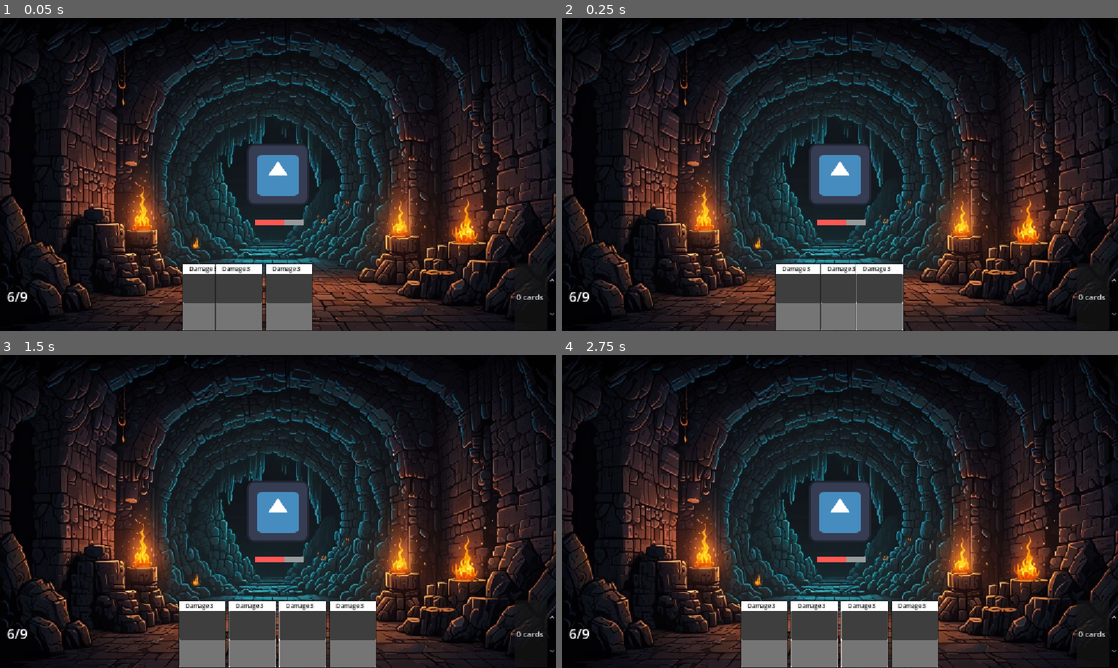
Above: before the commit, frames 1-4 (two rows, left to right).
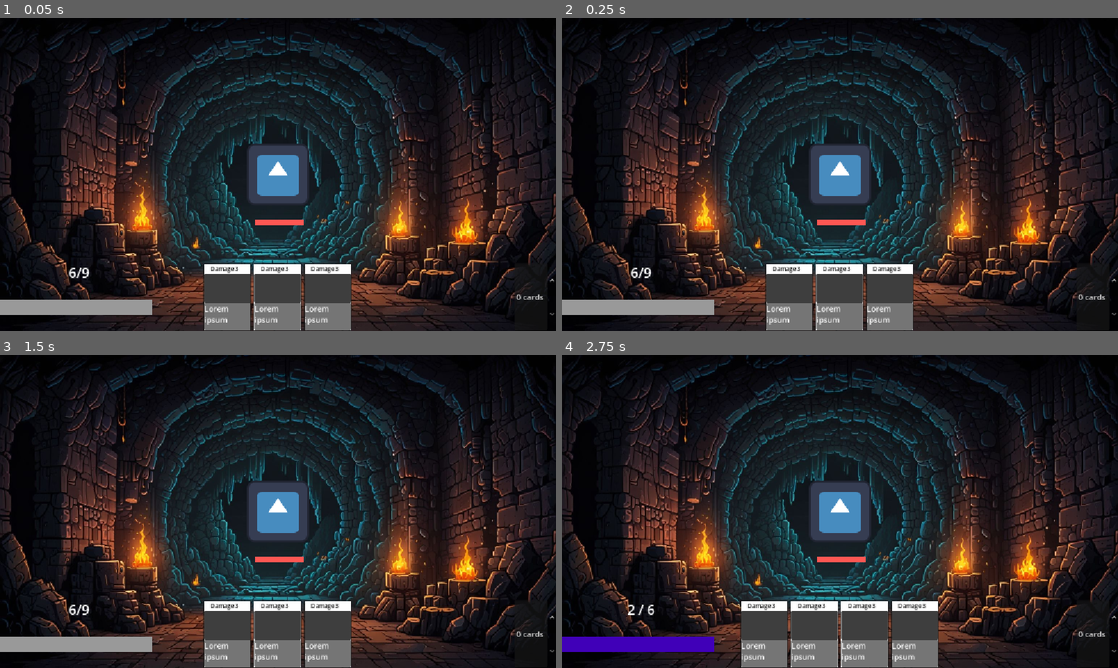
Above: after the commit, the same moments.

Repository: OteroJP/roguelito
Game: Godot game, scene res://ui/main.tscn
The game is run twice, just before and just after one commit, with the same random seed, the same clock (stepped at 60 frames per second) and the same inputs. The engine's default icon, where the game draws it, is replaced by a stand-in: a white triangle on a blue panel in a dark square.
Inputs (mouse positions are in pixels of both pictures, inside the frame that each line leads up to):
- Up to frame 1 (0.05 s): no input
- Up to frame 2 (0.25 s): no input
- Up to frame 3 (1.5 s): move the mouse to (227, 633) at 0.52 s; click (227, 633) at 0.67 s; move the mouse to (250, 633) at 1.27 s; click (250, 633) at 1.42 s
- Up to frame 4 (2.75 s): tap Enter at 2 s; move the mouse to (862, 633) at 2.02 s; click (862, 633) at 2.17 s

The runs differ from the first frame. In frame 1, 4.7% of the frame differs, in the area x 0-64%, y 64-100%; in frame 2, 3.1%; in frame 3, 4.7%, in the area x 0-68%, y 64-100%; in frame 4, 1.9%.

Commit message:
implement and debug first technical prototype

Diff:
--- a/app/combat_room.gd
+++ b/app/combat_room.gd
@@ -2,11 +2,13 @@
 
 @export var villain: Villain 	# Capaz va character aca
 @export var hero: Hero 			# Capaz va character aca
+@export var ux_delay: float = 0.5
 
 var _combat_loop: CombatLoop
 
 @onready var villain_container: MarginContainer = %InteractiveContainer
 @onready var dungeon: Node2D = %DungeonRoom
+@onready var playing_area: VBoxContainer = %PlayingArea
 
 func _ready() -> void:
 	_prepare_room()
@@ -28,6 +30,9 @@
 		_prepare_end_conditions(),
 		_prepare_phases(),
 	)
+	GameManager.hero = hero
+	GameManager.villain = villain
+	GameManager.ux_delay = ux_delay
 
 
 func _end_combat() -> void:
@@ -50,6 +55,6 @@
 	var phases: Array[LoopPhase] = [
 		UpkeepLoop.new(hero, villain),
 		PlayerTurn.new(villain),
-		Resolution.new()
+		Resolution.new(playing_area)
 		]
 	return phases
--- a/app/game_manager.gd
+++ b/app/game_manager.gd
@@ -6,7 +6,8 @@
 var hero: Character
 var current_villain_card: CardData
 var current_hero_card: CardData
-var card_resolve_queue: Array[Card]
+var card_resolve_queue: Array[CardData]
+var ux_delay: float
 
 
 func sort_cards() -> void:
@@ -14,25 +15,30 @@
 
 
 func execute_faster_card() -> void:
-	for effect in card_resolve_queue[0].data.effects:
+	for effect in card_resolve_queue[0].effects:
 		_resolve_card_effect(effect) #await
-	await get_tree().process_frame
+	await get_tree().create_timer(GameManager.ux_delay).timeout
 
 
 func execute_slower_card() -> void:
-	for effect in card_resolve_queue[1].data.effects:
+	for effect in card_resolve_queue[1].effects:
 		_resolve_card_effect(effect) #await
-	await get_tree().process_frame
+	await get_tree().create_timer(GameManager.ux_delay).timeout
 
 
 func end_phase() -> void:
 	for card in card_resolve_queue:
-		card.resolved.emit()
-	await get_tree().process_frame
+		card.resolved.emit(card)
+	await get_tree().create_timer(GameManager.ux_delay).timeout
 
 
-func _sort_cards_by_fastest(card_a: CardData, card_b: CardData) -> Array[Card]:
-	return [card_a, card_b] if card_a.speed > card_b.speed else [card_b, card_a]
+func _sort_cards_by_fastest(card_a: CardData, card_b: CardData) -> Array[CardData]:
+	var sorted_cards: Array[CardData]
+	if card_a.speed > card_b.speed:
+		sorted_cards = [card_a, card_b]
+	else:
+		sorted_cards = [card_b, card_a]
+	return sorted_cards
 
 
 func _resolve_card_effect(effect: CardEffect) -> void:
@@ -55,15 +61,3 @@
 			#TODO
 			pass
 	effect_to_resolve.on_resolve()
-
-
-func _resolve_clash() -> void:
-	if not current_hero_card or not current_villain_card:
-		push_error("Villain's or hero's card not found.")
-		return
-		#This wouldn't trigger the await, thus freezing the game
-	sort_cards()
-	for card in card_resolve_queue:
-		for effect in card.data.effects:
-			_resolve_card_effect(effect) #await
-	all_cards_resolved.emit()
--- a/app/loops/combat_loop/combat_loop.gd
+++ b/app/loops/combat_loop/combat_loop.gd
@@ -25,7 +25,7 @@
 
 func run() -> void:
 	while not _should_end():
-		_current_phase = _current_phase + 1 % phases.size()
+		_current_phase = (_current_phase + 1) % phases.size()
 		var phase = phases[_current_phase]
 		print("next phase is starting ", phase.get_script().get_global_name())
 		await phase.run()
--- a/app/loops/combat_loop/player_turn.gd
+++ b/app/loops/combat_loop/player_turn.gd
@@ -1,7 +1,7 @@
 class_name PlayerTurn extends LoopPhase
 
 
-var _villain
+var _villain: Villain
 
 
 func _init(
--- a/app/loops/combat_loop/resolution.gd
+++ b/app/loops/combat_loop/resolution.gd
@@ -2,13 +2,15 @@
 
 var _control_node: Control
 
-
-func init(playing_area_container: Control) -> void:
+func _init(
+	playing_area_container: Control
+	) -> void:
 	_control_node = playing_area_container
 
 
 func run() -> void:
 	# Show Hero card
+	_control_node.show()
 	var hero_card: Card = Card.new_card(GameManager.current_hero_card)
 	hero_card.offset_transform_enabled = true
 	hero_card.offset_transform_visual_only = true
--- a/dungeon/character/hero/hero.gd
+++ b/dungeon/character/hero/hero.gd
@@ -32,5 +32,5 @@
 
 #TODO? Implement stance selection -> actually, it goes after card resolution
 #func get_ready() -> void:
-#	await get_tree().process_frame
+#	await get_tree().create_timer(GameManager.ux_delay).timeout
 #	pass
--- a/dungeon/character/hero/hero_visuals.gd
+++ b/dungeon/character/hero/hero_visuals.gd
@@ -24,7 +24,7 @@
 
 func play_card():
 	_shake_sprite()
-	await get_tree().process_frame
+	await get_tree().create_timer(GameManager.ux_delay).timeout
 	played_card_anim_finished.emit()
 
 
@@ -43,6 +43,7 @@
 	#TODO esto hay que reverlo
 	await get_tree().process_frame
 
+
 func _shake_sprite() -> void:
 	var original_position: Vector2 = art.position
 	var tween: Tween = create_tween().set_parallel(false)
--- a/dungeon/character/villain/villain.gd
+++ b/dungeon/character/villain/villain.gd
@@ -9,12 +9,15 @@
 func prepare() -> VillainCardsUI:
 	deck.prepare()
 	_VillainCardsUI = VILLAIN_CARDS.instantiate() as VillainCardsUI
+	_VillainCardsUI.prepare(deck, self)
+	character_stats_changed.connect(_VillainCardsUI._update_counters)
 	return _VillainCardsUI
 
 
 func play_card() -> void: #CardData
 	var card: CardData = await _VillainCardsUI.choose_card()
 	deck.play(card)
+	await _VillainCardsUI.remove_from_hand(card)
 	GameManager.current_villain_card = card #return card
 
 
@@ -26,7 +29,6 @@
 	await _VillainCardsUI.add_to_hand([card_data])
 
 
-
 func show_hand() -> void:
 	#TESTING
 	await _VillainCardsUI.add_to_hand(deck.display_hand())
--- a/dungeon/character/villain/villain_cards.tscn
+++ b/dungeon/character/villain/villain_cards.tscn
@@ -1,22 +1,41 @@
 [gd_scene format=3 uid="uid://cs4gqthniprqk"]
 
 [ext_resource type="Script" uid="uid://k8dc6rewmx6n" path="res://ui/villain_cards_ui.gd" id="1_bkb4w"]
+
+[sub_resource type="StyleBoxFlat" id="StyleBoxFlat_japx7"]
+
+[sub_resource type="StyleBoxFlat" id="StyleBoxFlat_htno0"]
+bg_color = Color(0.2503098, 0.0004813075, 0.71974313, 1)
 
 [node name="VillainCards" type="HBoxContainer" unique_id=1026675182]
 size_flags_horizontal = 3
 script = ExtResource("1_bkb4w")
 
-[node name="DeckContainer" type="MarginContainer" parent="." unique_id=1072764019]
+[node name="VBoxContainer" type="VBoxContainer" parent="." unique_id=1214368987]
+layout_mode = 2
+size_flags_horizontal = 3
+
+[node name="DeckContainer" type="MarginContainer" parent="VBoxContainer" unique_id=1072764019]
 layout_mode = 2
 size_flags_horizontal = 3
 theme_override_constants/margin_left = 14
 
-[node name="Deck" type="Label" parent="DeckContainer" unique_id=2138611550]
+[node name="Deck" type="Label" parent="VBoxContainer/DeckContainer" unique_id=2138611550]
 unique_name_in_owner = true
 layout_mode = 2
 size_flags_horizontal = 3
 theme_override_font_sizes/font_size = 28
 text = "6/9"
+horizontal_alignment = 1
+
+[node name="Life" type="ProgressBar" parent="VBoxContainer" unique_id=356820469]
+unique_name_in_owner = true
+custom_minimum_size = Vector2(0, 30)
+layout_mode = 2
+size_flags_vertical = 6
+theme_override_styles/background = SubResource("StyleBoxFlat_japx7")
+theme_override_styles/fill = SubResource("StyleBoxFlat_htno0")
+show_percentage = false
 
 [node name="HandContainer" type="MarginContainer" parent="." unique_id=718987366]
 custom_minimum_size = Vector2(515, 0)
--- a/dungeon/deck.gd
+++ b/dungeon/deck.gd
@@ -39,7 +39,7 @@
 
 
 func may_draw(amount: int) -> bool:
-	return _card_pile.size() > amount
+	return _card_pile.size() >= amount
 
 
 func draw() -> CardData:
@@ -68,6 +68,7 @@
 		card.resolved.disconnect(resolve)
 		_playing_area.erase(card)
 		_discard_pile.append(card)
+
 		cards_moved.emit()
 
 
@@ -81,6 +82,7 @@
 func size() -> int:
 	return (
 		_discard_pile.size()
+		+ _playing_area.size()
 		+ _hand.size()
 		+ _card_pile.size()
 		)
--- a/ui/card_manager/card/_card_effect.gd
+++ b/ui/card_manager/card/_card_effect.gd
@@ -6,8 +6,10 @@
 #then ask for class
 enum Target { NONE, VILLAIN, HERO, BOTH, CARD}
 @export var _target: CardEffect.Target
+@export_multiline() var effect_text: String = "Lorem ipsum"
 var character_target: Character
 var card_target: Card
+
 
 func on_play():
 	pass
@@ -21,6 +23,9 @@
 	pass
 
 
+func text() -> String:
+	return effect_text
+
 
 #DamageEffect
 #extends CardEffect
--- a/ui/card_manager/card/card_data.gd
+++ b/ui/card_manager/card/card_data.gd
@@ -1,7 +1,7 @@
 class_name CardData
 extends Resource
 
-signal resolved
+signal resolved(card: CardData)
 
 @export var name: String
 @export_multiline() var effect_text: String
--- a/ui/card_manager/card/card_effects/resources/damage_x.tres
+++ b/ui/card_manager/card/card_effects/resources/damage_x.tres
@@ -4,4 +4,6 @@
 
 [resource]
 script = ExtResource("1_0kah0")
+damage = 3
+_target = 2
 metadata/_custom_type_script = "uid://bdmeoqu23atu8"
--- a/ui/card_manager/card/card_library/hero/hero_damage_1.tres
+++ b/ui/card_manager/card/card_library/hero/hero_damage_1.tres
@@ -14,5 +14,5 @@
 script = ExtResource("2_8x7p1")
 name = "Damage 1"
 effect_text = "Deal 1 damage to villain."
-effect = Array[ExtResource("1_spbg0")]([SubResource("Resource_6wlja")])
+effects = Array[ExtResource("1_spbg0")]([SubResource("Resource_8x7p1")])
 metadata/_custom_type_script = "uid://7h66ml10ba7k"
--- a/ui/card_manager/card/card_library/villain/villain_damage_3.tres
+++ b/ui/card_manager/card/card_library/villain/villain_damage_3.tres
@@ -14,5 +14,5 @@
 script = ExtResource("2_0xud8")
 name = "Damage 3"
 effect_text = "Deal 3 damage to hero."
-effect = Array[ExtResource("1_imfa5")]([SubResource("Resource_usfpx")])
+effects = Array[ExtResource("1_imfa5")]([SubResource("Resource_f454k")])
 metadata/_custom_type_script = "uid://7h66ml10ba7k"
--- a/ui/main.tscn
+++ b/ui/main.tscn
@@ -10,15 +10,16 @@
 
 [sub_resource type="Resource" id="Resource_loxbi"]
 script = ExtResource("3_04ebt")
-max_health = 40
-health = 30
+character_name = null
+max_health = 10
+health = 10
 deck = ExtResource("2_06s8x")
 metadata/_custom_type_script = "uid://c4teak7vu6pqs"
 
 [sub_resource type="Resource" id="Resource_t6oic"]
 script = ExtResource("5_7nk2m")
-max_health = 5
-health = 3
+max_health = 20
+health = 20
 deck = ExtResource("4_ar4ev")
 metadata/_custom_type_script = "uid://boop60gqxkjeu"
 
@@ -65,6 +66,7 @@
 size_flags_vertical = 3
 
 [node name="PlayingArea" type="VBoxContainer" parent="HBoxContainer/Panel" unique_id=1076703880]
+unique_name_in_owner = true
 custom_minimum_size = Vector2(180, 300)
 layout_mode = 2
 size_flags_horizontal = 4
--- a/ui/villain_cards_ui.gd
+++ b/ui/villain_cards_ui.gd
@@ -14,15 +14,18 @@
 @onready var _Discard: SpinBox = %Discard
 @onready var _ConfirmButton: Button = %ConfirmButton
 @onready var _CancelButton: Button = %CancelButton
+@onready var _LifeBar: ProgressBar = %Life
 
+var _villain: Villain
 
 func _ready() -> void:
 	_CancelButton.pressed.connect(_cancel_selection)
 
 
-func prepare(new_deck: Deck) -> void:
+func prepare(new_deck: Deck, villain: Villain) -> void:
 	_deck = new_deck
 	_deck.cards_moved.connect(_update_counters)
+	_villain = villain
 
 #TODO revisar esto
 func add_to_hand(cards: Array[CardData]) -> void:
@@ -36,7 +39,7 @@
 		card.offset_transform_visual_only = true
 		card_nodes.append(card) 	#TODO: think a zero-copy, statically typed solution bypassing current GDScript limitations
 
-	await get_tree().process_frame # Wait until the HBoxContainer has arranged its children.
+	await get_tree().create_timer(GameManager.ux_delay).timeout # Wait until the HBoxContainer has arranged its children.
 	var animated_translation: Tween = _translation_tween(card_nodes)
 	await animated_translation.finished
 
@@ -67,8 +70,10 @@
 
 func _update_counters() -> void:
 	#TODO animacion de como sube el numero y otras visuales
-	_Discard.range.value  = _deck.cards_in_discard()
-	_Deck.text = "%d / %d" % [_deck.cards_in_deck(), _deck.size()]
+	_Discard.value  = _deck.cards_in_discard()
+	_Deck.text = "%d / %d" % [_deck.cards_in_card_pile(), _deck.size()]
+	_LifeBar.value = _villain.health
+	_LifeBar.max_value = _villain.max_health
 	# update deck label
 
 
Not shown: 1 places in dungeon/character/villain/villain_deck.tres that only renumber resources
Not shown: 1 places in ui/card_manager/card/card_library/hero/hero_damage_1.tres that only renumber resources
Not shown: 1 places in ui/card_manager/card/card_library/villain/villain_damage_3.tres that only renumber resources
